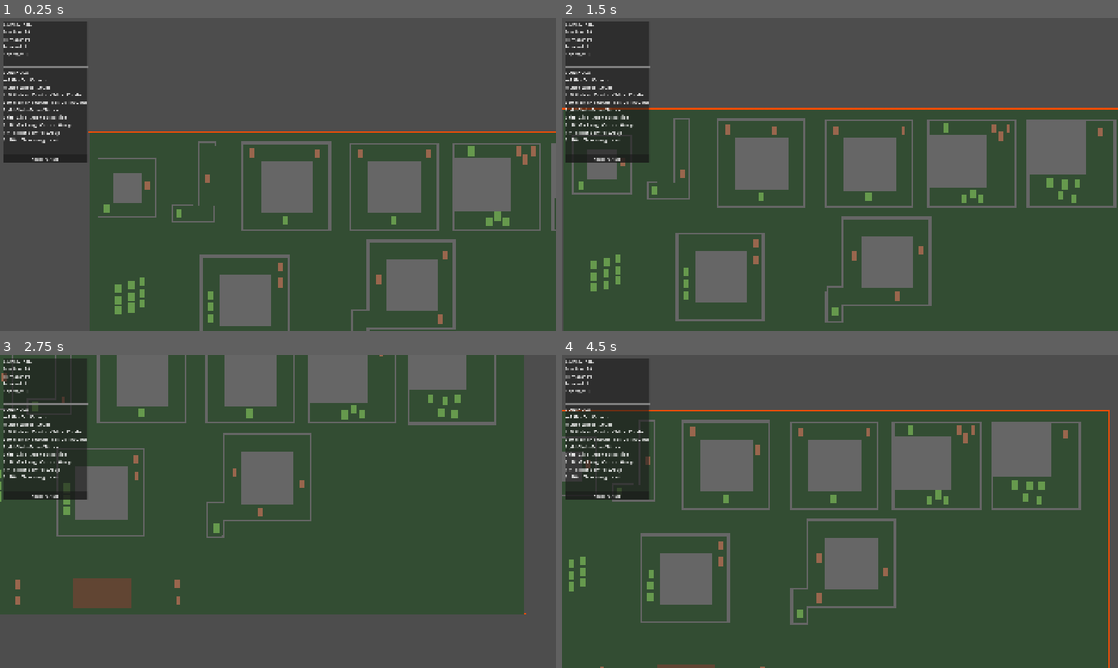
Above: before the commit, frames 1-4 (two rows, left to right).
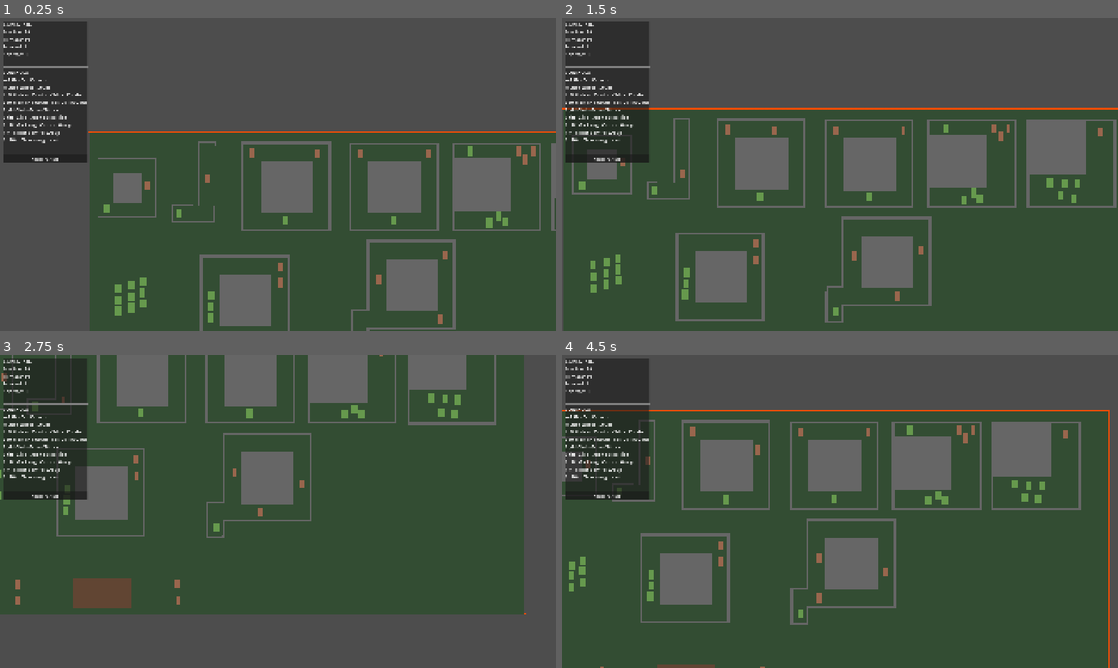
Above: after the commit, the same moments.

Repository: bengoodvach-draffin/dead-corps
Game: Godot game, scene res://scenes/puzzle_test_1.tscn
Same seed, same stepped clock (60 frames per second), same inputs: the game is played once before the commit and once after it.
Inputs (mouse positions are in pixels of both pictures, inside the frame that each line leads up to):
- Up to frame 1 (0.25 s): no input
- Up to frame 2 (1.5 s): tap Enter at 0.5 s; move the mouse to (962, 158) at 0.52 s; hold Right 0.53-1.28 s; hold Right mouse button (command) 0.53-1.28 s; click (962, 158) at 0.8 s; move the mouse to (728, 190) at 1.27 s; hold Down from 1.28 s (still down); click (728, 190) at 1.35 s
- Up to frame 3 (2.75 s): right-click (166, 527) at 1.55 s; move the mouse to (333, 442) at 2.02 s; release Down at 2.03 s; hold Right from 2.03 s (still down); hold S (camera_down) from 2.03 s (still down); click (333, 442) at 2.3 s
- Up to frame 4 (4.5 s): move the mouse to (812, 574) at 2.77 s; release Right at 2.78 s; release S (camera_down) at 2.78 s; hold Up 2.78-3.53 s; tap A (camera_left) at 2.85 s; right-click (812, 574) at 3.05 s; move the mouse to (1006, 558) at 3.52 s; hold D (camera_right) 3.53-4.28 s; hold Left from 3.53 s (still down); click (1006, 558) at 3.8 s; tap Space at 4.25 s; move the mouse to (673, 464) at 4.27 s; tap W (camera_up) at 4.35 s

The runs differ from the first frame. In frame 1, less than 0.1% of the frame differs, in the area x 20-92%, y 40-96%; in frame 2, 0.1%; in frame 3, less than 0.1%; in frame 4, 0.2%, in the area x 1-87%, y 22-84%.

Commit message:
Phase 2.1: idle shamble + zombie component architecture (v0.31.0)
Establishes the Phase-2 zombie structure (ARCHITECTURE_GUIDELINES 2 & 4):
zombie.gd is now a thin dispatcher shell — State {CALM, FERAL, DEAD},
_physics_process matches to _tick_calm/_tick_feral (DEAD inert) — with behaviors
in child-node components. FERAL/_tick_feral stubbed for 2.2.
shamble_behavior.gd (new): ShambleBehavior child node, ticked by the shell.
Calm idle wander — deterministic DetHash points within shamble_leash of an
anchor, moved at shamble_speed, with a stop-and-go dwell at each point
(shamble_pause, ±50% DetHash variance so a crowd doesn't pause in lockstep).
Anchor resets to the arrival point when a commanded move completes. Waits for
unit_uid >= 0 (registration) so the wander keys off the stable id.
unit.gd: add step_toward(point, speed) — Unit owns movement, components decide
where (feral pursuit reuses it).
game_config.gd / level_config.gd: add the shamble_pause knob; tune the shamble
defaults to leash 5 / speed 7 / pause 3.0 (playtested feel).
Verified: parse gate green; clean boot; §10 determinism spot-check (uid 0 wander
sequence byte-identical across two independent boots); leash holds.

Diff:
--- a/scenes/puzzle_test_1.tscn
+++ b/scenes/puzzle_test_1.tscn
@@ -2,6 +2,7 @@
 
 [ext_resource type="Script" uid="uid://3sf8250t3l5r" path="res://scripts/camera_controller.gd" id="1_ranx7"]
 [ext_resource type="Script" uid="uid://b112ultiv3ox0" path="res://scripts/level_bounds.gd" id="2_x8g7u"]
+[ext_resource type="Script" uid="uid://dlqe4p8ushalq" path="res://scripts/level_config.gd" id="3_x8g7u"]
 [ext_resource type="Script" uid="uid://crornii8mcmn3" path="res://scripts/initializer.gd" id="3_xvqv2"]
 [ext_resource type="Script" uid="uid://c7bww3rdcm8pt" path="res://scripts/game_manager.gd" id="4_xpoum"]
 [ext_resource type="PackedScene" uid="uid://c8yqh3jvpxn3w" path="res://scenes/zombie.tscn" id="5_sxbni"]
@@ -35,6 +36,14 @@
 bounds_min = Vector2(-1000, -500)
 bounds_max = Vector2(1000, 500)
 
+[node name="LevelConfig" type="Node2D" parent="." unique_id=1080841229]
+position = Vector2(-2, 0)
+script = ExtResource("3_x8g7u")
+shamble_leash = 5.0
+shamble_speed = 7.0
+shamble_pause = 3.0
+metadata/_custom_type_script = "uid://dlqe4p8ushalq"
+
 [node name="Initializer" type="Node" parent="." unique_id=1515215272]
 script = ExtResource("3_xvqv2")
 enabled = false
--- a/scripts/game_config.gd
+++ b/scripts/game_config.gd
@@ -63,8 +63,11 @@
 var mark_radius: float = 300.0
 
 # === IDLE SHAMBLE ===
-var shamble_leash: float = 25.0
-var shamble_speed: float = 20.0
+var shamble_leash: float = 5.0
+var shamble_speed: float = 7.0
+## Pause (seconds) a zombie idles at each wander point before moving to the next.
+## Per-point duration is varied deterministically (±50%) so a crowd doesn't pause in lockstep.
+var shamble_pause: float = 3.0
 
 # === FILL DECAY / ROTATION ===
 ## Fill-front decay multiplier (× fill speed), applied only when no zombie is visible.
--- a/scripts/level_config.gd
+++ b/scripts/level_config.gd
@@ -56,8 +56,9 @@
 @export var mark_radius: float = 300.0
 
 # === IDLE SHAMBLE ===
-@export var shamble_leash: float = 25.0
-@export var shamble_speed: float = 20.0
+@export var shamble_leash: float = 5.0
+@export var shamble_speed: float = 7.0
+@export var shamble_pause: float = 3.0
 
 # === FILL DECAY / ROTATION ===
 @export var fill_decay_factor: float = 2.0
@@ -110,6 +111,7 @@
 
 	GameConfig.shamble_leash = shamble_leash
 	GameConfig.shamble_speed = shamble_speed
+	GameConfig.shamble_pause = shamble_pause
 
 	GameConfig.fill_decay_factor = fill_decay_factor
 	GameConfig.turn_speed = turn_speed
--- /dev/null
+++ b/scripts/shamble_behavior.gd
@@ -0,0 +1,90 @@
+class_name ShambleBehavior
+extends Node
+
+## Calm idle wander for a Zombie — build-plan 2.1, spec §3.2.
+##
+## A behavior component (child node of the Zombie shell, per ARCHITECTURE_GUIDELINES
+## rule 2). It owns the shamble state — the anchor and the deterministic wander
+## sequence — and is ticked by the shell's _physics_process dispatcher whenever the
+## zombie is CALM and idle (no move target). It has no _physics_process of its own
+## (single dispatcher, rule 4).
+##
+## All idle calm zombies slow-wander within shamble_leash of an anchor point. The
+## anchor resets wherever a commanded move completes (the shell calls set_anchor).
+## The wander is DETERMINISTIC — points come from hash(unit_uid, counter) via
+## DetHash, not live RNG (§10) — so identical inputs replay identically. Leash and
+## speed are GameConfig tunables.
+
+## The zombie shell this drives.
+var _owner: Zombie = null
+
+## Settle point; every wander target stays within shamble_leash of this.
+var _anchor: Vector2 = Vector2.ZERO
+
+## Current point being ambled toward, and whether one is chosen yet.
+var _wander_target: Vector2 = Vector2.ZERO
+var _has_wander_target: bool = false
+
+## DetHash salt — incremented each time a wander target is reached, so the
+## sequence advances deterministically (same uid → same path).
+var _wander_counter: int = 0
+
+## Idle dwell at each wander point (the "shamble pause"): while dwelling the
+## zombie stands still; the duration is deterministic and per-point varied.
+var _is_dwelling: bool = false
+var _dwell_timer: float = 0.0
+
+
+## Wires the owning zombie and seeds the anchor at its current position.
+func setup(owner_zombie: Zombie) -> void:
+	_owner = owner_zombie
+	_anchor = owner_zombie.global_position
+
+
+## Resets the anchor — called by the shell when a commanded move completes, so
+## the zombie shambles around wherever it was last told to be.
+func set_anchor(pos: Vector2) -> void:
+	_anchor = pos
+	_has_wander_target = false   # repick relative to the new anchor
+	_is_dwelling = false         # start the new spot's wander fresh
+
+
+## One idle-frame: amble toward the current wander point at shamble_speed; on
+## arrival, advance the counter and pick the next deterministic point in the leash.
+func tick(delta: float) -> void:
+	# unit_uid is assigned at registration (after _ready). Until then, hold still
+	# so the deterministic wander always keys off the real, stable id.
+	if _owner.unit_uid < 0:
+		return
+
+	# Idle pause at the current point before moving to the next.
+	if _is_dwelling:
+		_owner.velocity = Vector2.ZERO
+		_dwell_timer -= delta
+		if _dwell_timer <= 0.0:
+			_is_dwelling = false
+			_wander_counter += 1
+			_pick_next_target()
+		return
+
+	if not _has_wander_target:
+		_pick_next_target()
+
+	if _owner.step_toward(_wander_target, GameConfig.shamble_speed):
+		_begin_dwell()   # arrived → idle before picking the next point
+
+
+## Picks the next wander point: a deterministic offset within the leash disc,
+## relative to the anchor.
+func _pick_next_target() -> void:
+	var offset := DetHash.offset(_owner.unit_uid, _wander_counter, GameConfig.shamble_leash)
+	_wander_target = _anchor + offset
+	_has_wander_target = true
+
+
+## Starts an idle pause at the current point. Duration is shamble_pause varied
+## deterministically by ±50% (DetHash) so a crowd doesn't pause in lockstep.
+func _begin_dwell() -> void:
+	_is_dwelling = true
+	var variance := DetHash.hash01(_owner.unit_uid, _wander_counter)
+	_dwell_timer = GameConfig.shamble_pause * (0.5 + variance)
--- a/scripts/unit.gd
+++ b/scripts/unit.gd
@@ -112,6 +112,20 @@
 	else:
 		velocity = Vector2.ZERO
 		has_target = false
+
+
+## Steps toward a world point at `speed`; returns true on arrival (within
+## arrive_dist). global_position-based. Used by behavior components that drive
+## their own movement (shamble now; feral pursuit later) — the shell owns the
+## decision of WHERE, Unit owns the movement.
+func step_toward(point: Vector2, speed: float, arrive_dist: float = 2.0) -> bool:
+	var to_point := point - global_position
+	if to_point.length() <= arrive_dist:
+		velocity = Vector2.ZERO
+		return true
+	velocity = to_point.normalized() * speed
+	move_and_slide()
+	return false
 
 
 ## Keeps the unit's edge (not centre) inside the world bounds.
--- a/scripts/zombie.gd
+++ b/scripts/zombie.gd
@@ -1,102 +1,130 @@
 extends Unit
 class_name Zombie
 
-## Zombie unit — player-controlled undead (V2 skeleton).
+## Zombie unit — player-controlled undead. Thin SHELL per ARCHITECTURE_GUIDELINES
+## rule 2: it owns the state enum, identity/selectability, and the per-frame
+## dispatch; the actual behaviors live in child components.
 ##
-## Phase 1.2 demolition: the v1 stealth-era combat is GONE (V2_DIRECTION_SPEC
-## §11) — leap-as-speed-boost, melee + the 2-attacker gate, the post-kill
-## continuation scan, and stuck detection are all deleted. The lunge is REFRAMED
-## as the Pounce (kill delivery) and rebuilt fresh in Phase 2.2; FERAL states,
-## retargeting, and the hunt pool follow in 2.2–2.3. This skeleton is just: stand
-## (IDLE), move where the player commands (MOVING), die (DEAD). Movement is
-## Unit-base-driven via set_move_target — zombie.gd no longer pursues anything.
+## State model (spec §3.1): CALM (full RTS control — idle-shamble or commanded
+## move) vs FERAL (autonomous hunting) vs DEAD. _physics_process is a dispatcher
+## (rule 4) routing to _tick_calm / _tick_feral; DEAD is inert.
+##
+## Components:
+##   - ShambleBehavior (built 2.1) — calm idle wander, ticked from _tick_calm.
+##   - FeralBrain / PounceBehavior (2.2–2.3) — not built yet; _tick_feral stubbed.
 
 enum State {
-	IDLE,
-	MOVING,
+	CALM,   ## RTS-controlled: idle-shamble when no target, move when commanded
+	FERAL,  ## autonomous hunting (built in 2.2) — not selectable
 	DEAD
 }
 
-## Emitted on a kill. Nothing emits it in this skeleton — the Pounce re-emits it
-## in Phase 2.2. Kept wired so GameManager's listener survives the demolition.
+## Emitted on a kill — re-emitted by the Pounce in 2.2. Kept wired so
+## GameManager's listener survives.
 signal zombie_killed_human(human: Unit, zombie: Zombie)
 
 @onready var nav_agent: NavigationAgent2D = $NavigationAgent2D if has_node("NavigationAgent2D") else null
 
-var current_state: State = State.IDLE
+var current_state: State = State.CALM
 var facing_direction: Vector2 = Vector2.RIGHT
 
 ## Special zombies (FatZombie/CostumeZombie) set this true in their _ready().
-## Read by end_game_overlay.gd. Specials are excluded from the PoC — this only
-## keeps them parsing; full re-audit is post-validation.
+## Read by end_game_overlay.gd. Specials are PoC-excluded / non-functional.
 var is_special: bool = false
+
+## Calm idle-wander component (child node).
+var _shamble: ShambleBehavior = null
+
+## Tracks whether we were executing a commanded move last frame, so the shamble
+## anchor can reset to the arrival point the moment a move completes (spec §3.2).
+var _was_moving: bool = false
 
 
 func _ready() -> void:
 	team = Team.ZOMBIES
 	super._ready()
 
-
-## Whether this zombie can receive a new player command. Calm zombies always can
-## now — the committed leap/melee states that used to block commands are gone.
-## (Released ferals stop being selectable at all once Phase 2.4 lands.)
-func can_receive_command() -> bool:
-	return true
+	# Calm idle-wander component. Created at runtime (no editor presence needed);
+	# ticked by this shell's dispatcher, so it has no _physics_process of its own.
+	_shamble = ShambleBehavior.new()
+	_shamble.name = "ShambleBehavior"
+	add_child(_shamble)
+	_shamble.setup(self)
 
 
+## Whether this zombie can receive a player command. Calm zombies always can;
+## feral zombies are not selectable/commandable (enforced in selection, 2.4).
+func can_receive_command() -> bool:
+	return current_state == State.CALM
+
+
+## Per-frame dispatcher (rule 4). DEAD is inert; CALM/FERAL route to handlers.
 func _physics_process(delta: float) -> void:
 	if current_state == State.DEAD:
 		velocity = Vector2.ZERO
 		return
 
-	update_zombie_state()
+	_apply_boid_tuning()
+	apply_separation_force()
+	apply_alignment_force()
 
-	# BOID tuning per movement state (cohesion is a no-op — disabled in unit.gd —
-	# but kept for parity; separation/alignment are the live forces).
 	match current_state:
-		State.IDLE:
-			self.cohesion_strength = 15.0
-			self.alignment_rate = 0.5
-			self.separation_radius = 30.0
-			self.separation_strength = 100.0
-		State.MOVING:
-			self.cohesion_strength = 0.0
-			self.alignment_rate = 0.8
-			self.separation_radius = 35.0
-			self.separation_strength = 120.0
-		State.DEAD:
-			self.cohesion_strength = 0.0
-			self.alignment_rate = 0.0
-			self.separation_radius = 25.0
-			self.separation_strength = 80.0
+		State.CALM:
+			_tick_calm(delta)
+		State.FERAL:
+			_tick_feral(delta)
 
-	# Face the direction of travel.
+	clamp_position_to_bounds()
+
 	if velocity.length() > 0.1:
 		facing_direction = velocity.normalized()
 
-	# Base Unit physics (movement toward target, BOID separation).
-	super._physics_process(delta)
+
+## CALM: execute a commanded move if we have one, otherwise idle-shamble. When a
+## commanded move just completed, reset the shamble anchor to the arrival point.
+func _tick_calm(delta: float) -> void:
+	if has_target:
+		move_to_target(delta)
+		_was_moving = true
+	else:
+		if _was_moving:
+			_shamble.set_anchor(global_position)
+			_was_moving = false
+		_shamble.tick(delta)
 
 
-## MOVING while heading to a commanded position, else IDLE.
-func update_zombie_state() -> void:
-	if has_target:
-		current_state = State.MOVING
-	else:
-		current_state = State.IDLE
+## FERAL: autonomous hunting — built in Phase 2.2 (FeralBrain + Pounce).
+func _tick_feral(_delta: float) -> void:
+	pass
 
 
-## Death: enter DEAD, stop, recolor, linger briefly as a corpse, then free.
-## (Zombies become killable by gunfire in Phase 3.1; GameManager tracks the free
-## for the lose condition.)
+## BOID separation/alignment params, tuned per state (set before the forces run).
+## Cohesion is omitted — it's disabled in unit.gd.
+func _apply_boid_tuning() -> void:
+	match current_state:
+		State.CALM:
+			if has_target:
+				separation_radius = 35.0
+				separation_strength = 120.0
+				alignment_rate = 0.8
+			else:
+				separation_radius = 30.0
+				separation_strength = 100.0
+				alignment_rate = 0.5
+		State.FERAL:
+			separation_radius = 45.0
+			separation_strength = 150.0
+			alignment_rate = 1.5
+
+
+## Death: enter DEAD, stop, recolor, linger as a corpse, then free.
 func die() -> void:
 	is_alive = false
 	current_state = State.DEAD
 	velocity = Vector2.ZERO
 	modulate = Color(0.4, 0.0, 0.0)
 	# Living zombies stop being pushed by this corpse via the BOID separation skip
-	# (dead units excluded by is_alive in the registry / apply_separation_force),
-	# not via collision layers — units don't collide with each other anyway.
+	# (dead units excluded by is_alive in the registry), not collision layers.
 	await get_tree().create_timer(0.3).timeout
 	if is_instance_valid(self):
 		queue_free()
Not shown, added: scripts/shamble_behavior.gd.uid
Not shown, changed: CLAUDE.md
